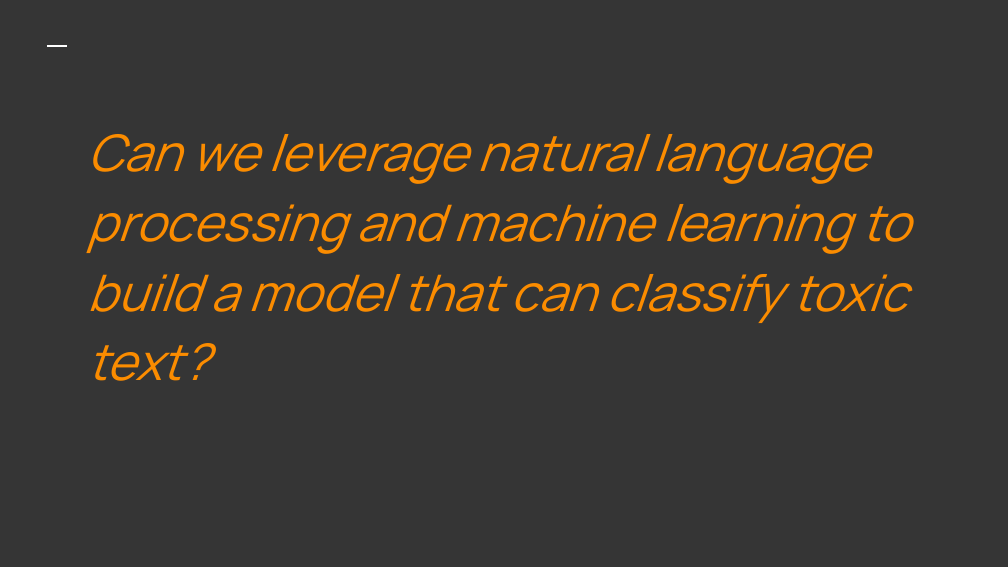
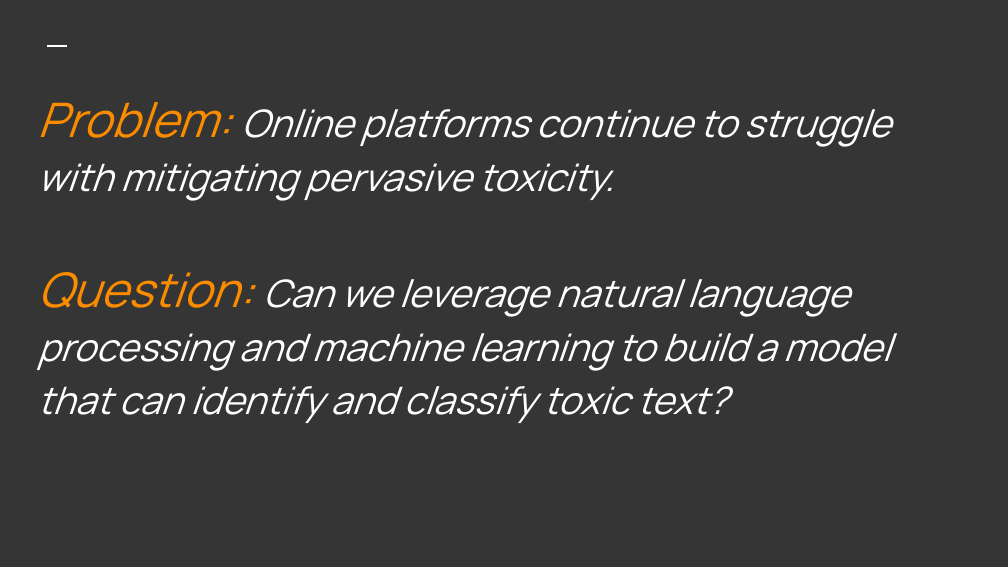
Before and after one commit to har1113/techx_online_toxicity_classification, a slide deck: slide 3 of Taming The Trolls.pptx (slide 4 before the commit). Drawn at 1008x567 pixels with LibreOffice and Linux fonts; fonts in the diff are those of the drawing. Boxes give left, top, right and bottom in pixels: in the first picture for what was removed or moved away, otherwise in the second. Text is boxed around its words. In the diff, an @@ line names an element or a change of style, - is before the commit and + after.

```diff
--- a/Taming The Trolls.pptx
+++ b/Taming The Trolls.pptx
@@ title at (37, 102, 891, 423): text changed; size 36 to 27 pt; text colour #FB8C00 to #FFFFFF @@
-Can we leverage natural language processing and machine learning to build a model that can classify toxic text?
+Problem: Online platforms continue to struggle with mitigating pervasive toxicity.
+Question: Can we leverage natural language processing and machine learning to build a model that can identify and classify toxic text?
```
Also in this commit, not shown: 5 other slides changed, 1 slide added, 2 slides removed.
